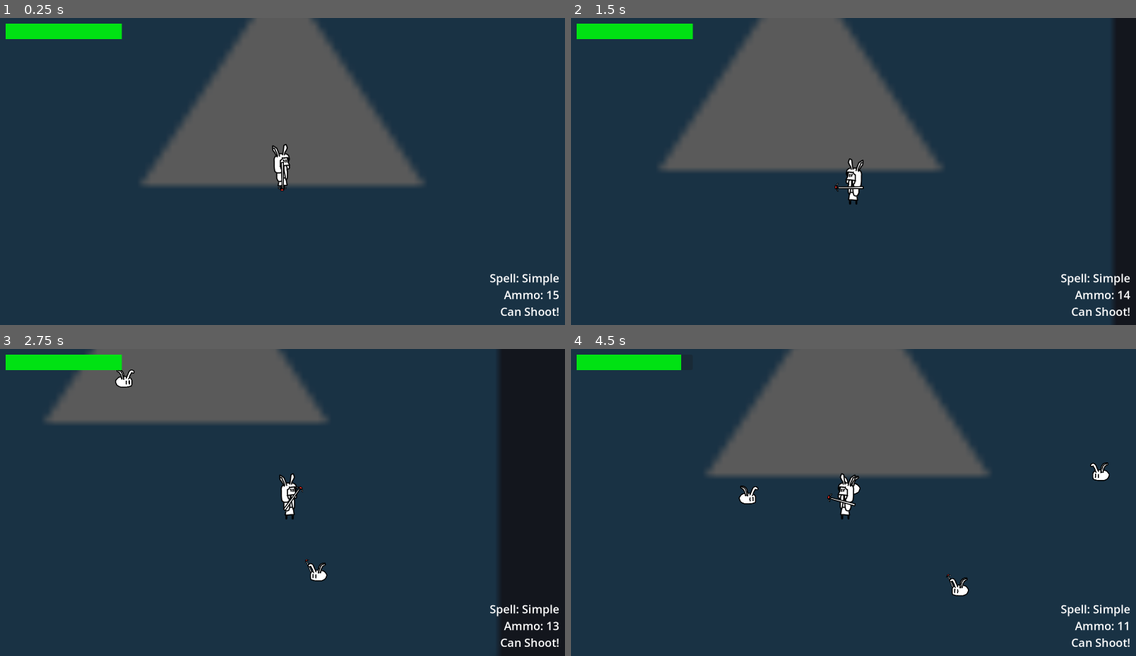
Above: before the commit, frames 1-4 (two rows, left to right).
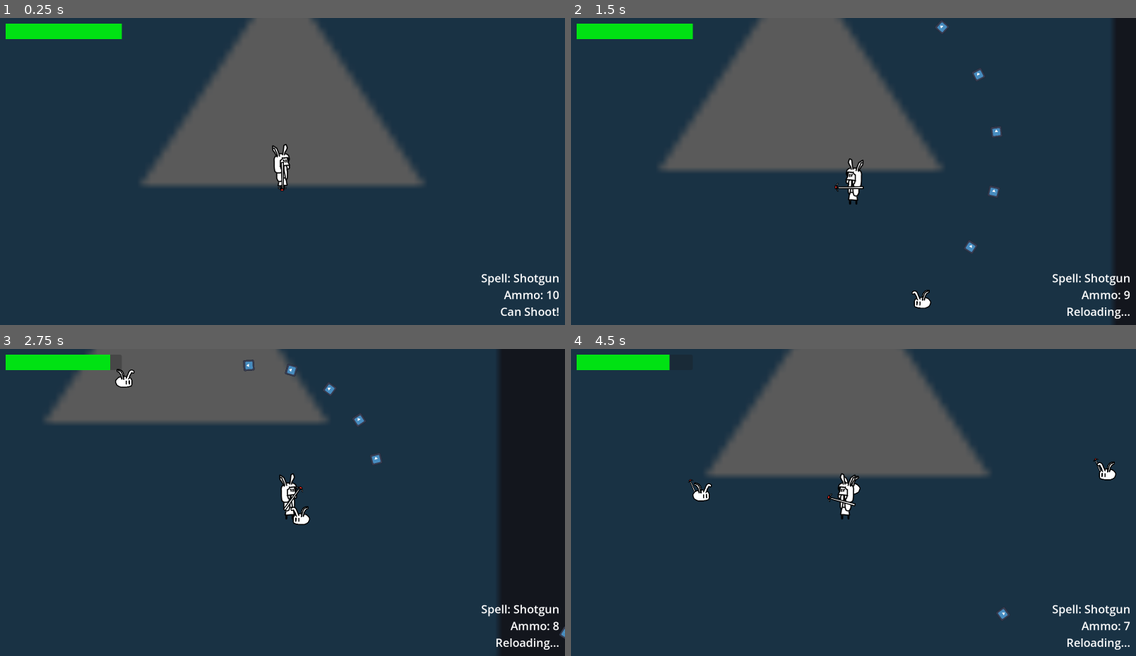
Above: after the commit, the same moments.

Repository: AgilMonkey/Wild-Bun-Magic
Game: Godot game, scene res://levels/main_test_scene/main_test_scene.tscn
Same seed, same stepped clock (60 frames per second), same inputs: the game is played once before the commit and once after it. The engine's default icon, where the game draws it, is replaced by a stand-in: a white triangle on a blue panel in a dark square.
Inputs (mouse positions are in pixels of both pictures, inside the frame that each line leads up to):
- Up to frame 1 (0.25 s): no input
- Up to frame 2 (1.5 s): tap Enter at 0.5 s; move the mouse to (977, 156) at 0.52 s; hold D (move_right) 0.53-1.28 s; click (977, 156) at 0.6 s; move the mouse to (740, 186) at 1.27 s; hold S (move_down) from 1.28 s (still down); tap Shift (dash) at 1.35 s
- Up to frame 3 (2.75 s): click (169, 517) at 1.55 s; move the mouse to (339, 434) at 2.02 s; release S (move_down) at 2.03 s; hold D (move_right) from 2.03 s (still down); click (339, 434) at 2.1 s
- Up to frame 4 (4.5 s): move the mouse to (825, 563) at 2.77 s; release D (move_right) at 2.78 s; hold W (move_up) 2.78-3.53 s; click (825, 563) at 2.85 s; move the mouse to (1023, 548) at 3.52 s; hold A (move_left) from 3.53 s (still down); tap Shift (dash) at 3.6 s; click (1023, 548) at 3.8 s; move the mouse to (684, 456) at 4.27 s; click (684, 456) at 4.35 s

The runs differ from the first frame. In frame 1, 0.3% of the frame differs, in the area x 85-99%, y 83-92%; in frame 2, 1.1%; in frame 3, 1.3%; in frame 4, 1.5%, in the area x 17-99%, y 1-98%.

Commit message:
Add machine gun spell

Diff:
--- a/entities/bullet/enemy_bullet/enemy_bullet.gd
+++ b/entities/bullet/enemy_bullet/enemy_bullet.gd
@@ -7,7 +7,7 @@
 
 
 func _ready() -> void:
-	await get_tree().create_timer(20.0)
+	await get_tree().create_timer(20.0).timeout
 	call_deferred("queue_free")
 
 
--- a/entities/bullet/player_bullet/bullet.gd
+++ b/entities/bullet/player_bullet/bullet.gd
@@ -7,7 +7,7 @@
 
 
 func _ready() -> void:
-	await get_tree().create_timer(20.0)
+	await get_tree().create_timer(20.0).timeout
 	call_deferred("queue_free")
 
 
--- a/entities/player/logics/player_staff.gd
+++ b/entities/player/logics/player_staff.gd
@@ -9,7 +9,12 @@
 
 
 func _ready() -> void:
-	GlobalUi.cur_spell = cur_spell
+	change_spell()
+
+	cur_spell.spell_casted.connect(func ():
+		staff_anim_player.stop()
+		staff_anim_player.play("shoot")
+		)
 
 
 func _process(_delta: float) -> void:
@@ -20,9 +25,12 @@
 		if not cur_spell.is_shooting:
 			staff_anim_player.play("shoot")
 		cur_spell.shoot(self)
+		cur_spell.input_holded = true
 
 		if cur_spell.ammo <= 0:
 			change_spell()
+	elif Input.is_action_just_released("shoot"):
+		cur_spell.input_holded = false
 
 
 func change_spell():
@@ -30,5 +38,12 @@
 	all_spells_no_this.erase($SpellCastPoint.get_script())
 	var script = all_spells_no_this.pick_random()
 	$SpellCastPoint.set_script(script)
+	$SpellCastPoint.set_process(false)
+	$SpellCastPoint.set_process(true)
 
 	GlobalUi.cur_spell = cur_spell
+
+	cur_spell.spell_casted.connect(func ():
+		staff_anim_player.stop()
+		staff_anim_player.play("shoot")
+		)
--- a/entities/player/player.tscn
+++ b/entities/player/player.tscn
@@ -9,6 +9,7 @@
 [ext_resource type="Script" uid="uid://ctvcfg16g1pkt" path="res://commons/health/health_component.gd" id="6_8fjmc"]
 [ext_resource type="Texture2D" uid="uid://carwpcdxmobmf" path="res://entities/player/assets/tongkat.png" id="7_7thud"]
 [ext_resource type="Script" uid="uid://d2ssuuarj6kcv" path="res://commons/hitbox/hitbox_component.gd" id="8_26q78"]
+[ext_resource type="Script" uid="uid://c4b8o7lehvr46" path="res://entities/spells/machine_gun_spell/machine_gun_spell.gd" id="8_j3ovn"]
 [ext_resource type="Script" uid="uid://c3pbprpuaguim" path="res://entities/player/logics/player_ui_stuff.gd" id="9_bectd"]
 [ext_resource type="Script" uid="uid://cs1vxy5t8bgst" path="res://entities/player/logics/player_animation.gd" id="12_a1qjk"]
 [ext_resource type="Texture2D" uid="uid://dgy2q30nc5x1e" path="res://entities/player/assets/player2.png" id="13_j3ovn"]
@@ -218,7 +219,7 @@
 
 [node name="PlayerStaff" type="Node2D" parent="."]
 script = ExtResource("3_gmlin")
-all_spells = Array[GDScript]([ExtResource("4_bls4j"), ExtResource("5_8fjmc")])
+all_spells = Array[GDScript]([ExtResource("8_j3ovn"), ExtResource("4_bls4j"), ExtResource("5_8fjmc")])
 
 [node name="SpritePivot" type="Node2D" parent="PlayerStaff"]
 metadata/_edit_group_ = true
--- /dev/null
+++ b/entities/spells/machine_gun_spell/machine_gun_spell.gd
@@ -0,0 +1,37 @@
+## Shoot machine gun
+
+extends Spell
+
+
+var bullet_scene
+
+
+func _init() -> void:
+	spell_name = "Machine Gun"
+	description = "M1 to shoot"
+	ammo = 70
+	damage = 10
+	rate_of_fire = 0.2
+
+	bullet_scene = preload("res://entities/bullet/player_bullet/bullet.tscn")
+
+
+func _process(delta: float) -> void:
+	if input_holded:
+		if is_shooting: return
+		if ammo <= 0: return
+		is_shooting = true
+		ammo -= 1
+		var bullet: Bullet = bullet_scene.instantiate()
+		bullet.damage = damage
+		bullet.global_position = global_position
+		bullet.global_rotation = global_rotation
+		bullet.velocity = bullet.global_transform.x * speed
+		get_tree().current_scene.add_child(bullet)
+		spell_casted.emit()
+		await get_tree().create_timer(rate_of_fire).timeout
+		is_shooting = false
+
+
+func shoot(_cur_node):
+	pass
--- a/entities/spells/spell.gd
+++ b/entities/spells/spell.gd
@@ -1,5 +1,8 @@
 class_name Spell
 extends Node2D
+
+
+signal spell_casted
 
 var spell_name := "Name Please"
 var description := "Desc Please"
@@ -9,6 +12,7 @@
 var speed: int = 700
 
 var is_shooting: bool = false
+var input_holded: bool = false
 
 
 func shoot(_cur_node: Node2D):
--- a/levels/main_test_scene/main_test_scene.tscn
+++ b/levels/main_test_scene/main_test_scene.tscn
@@ -16,7 +16,7 @@
 [sub_resource type="Resource" id="Resource_ra8ls"]
 script = ExtResource("8_y6r6k")
 enemy_instance = ExtResource("6_k73vk")
-chance = 50
+chance = 80
 metadata/_custom_type_script = "uid://bdpcnj3punf2n"
 
 [sub_resource type="Resource" id="Resource_fbway"]
Not shown: 1 places in entities/player/player.tscn that only renumber resources
Not shown, added: entities/spells/machine_gun_spell/machine_gun_spell.gd.uid
